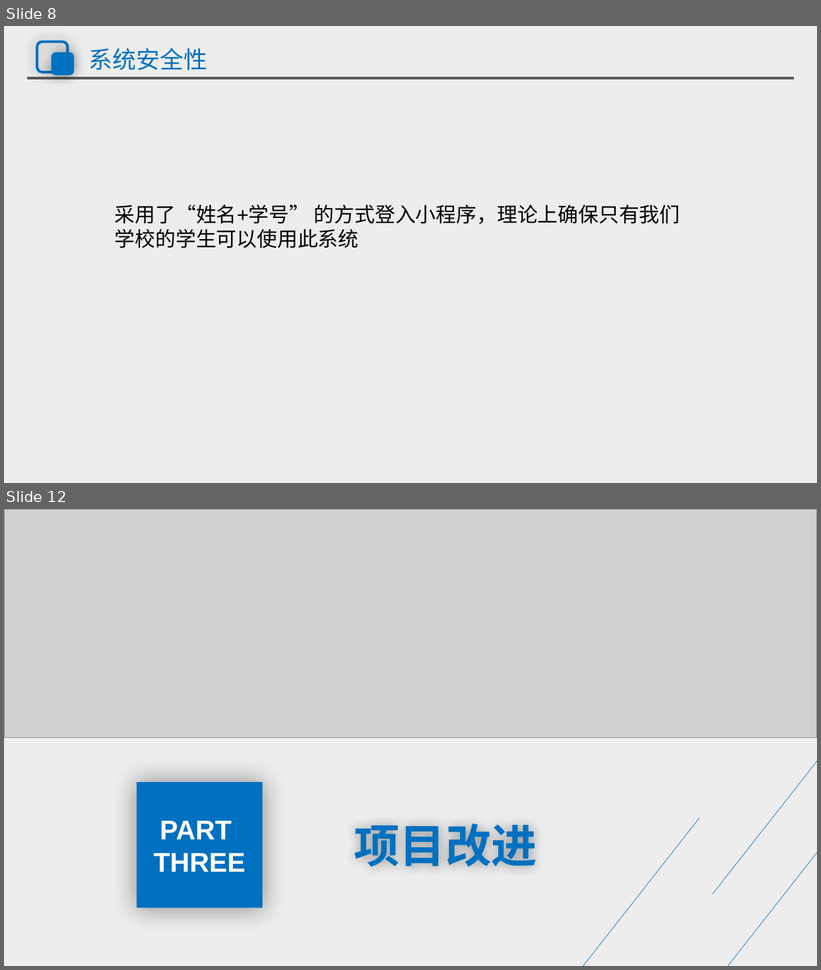
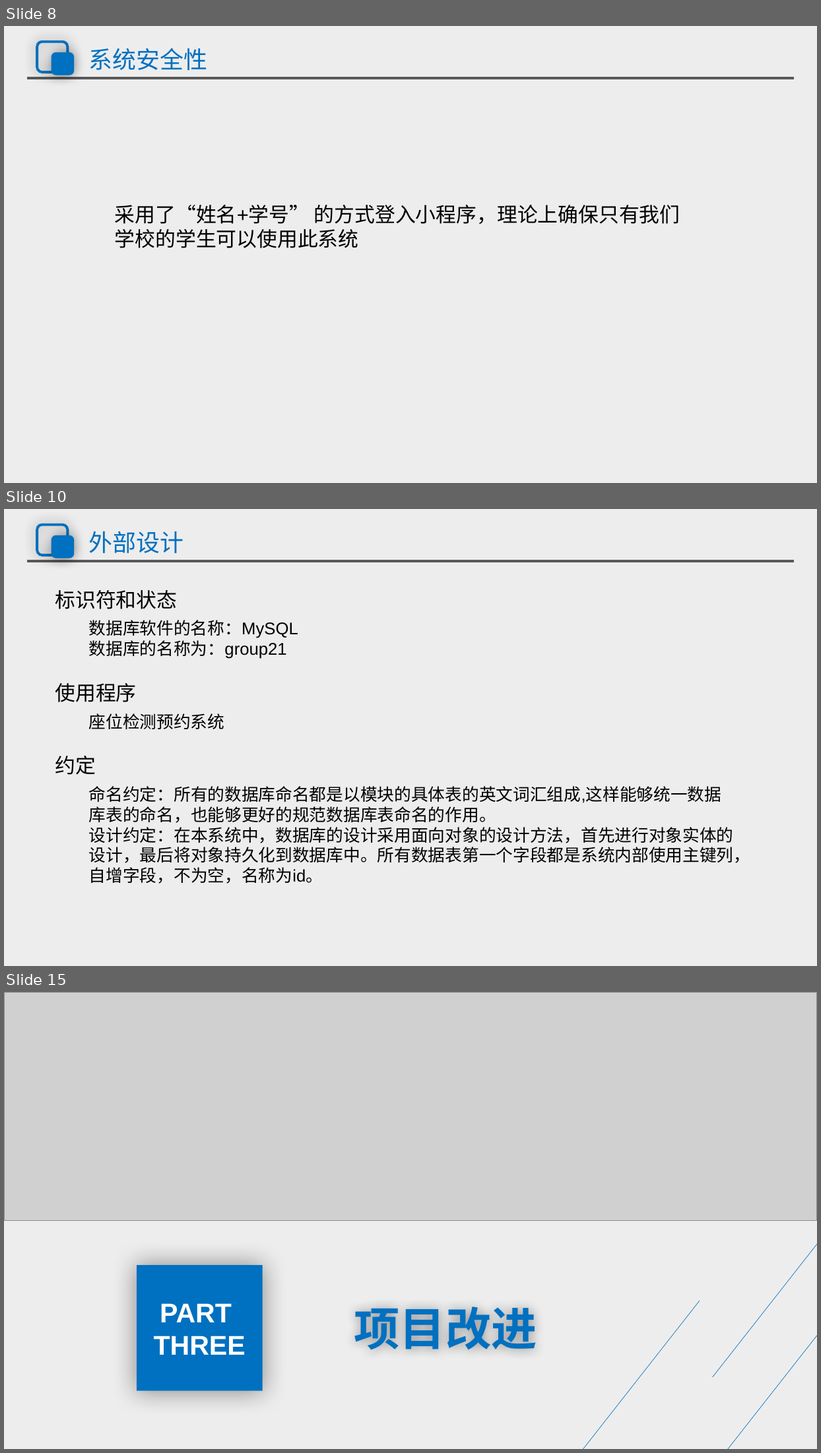
Before and after one commit to group21-sudo/practice_project, a slide deck: 座位检测预约系统_系统设计和数据库设计答辩.pptx. Shown one above the other, each under a label of ours: slides 8 and 12 before the commit, slides 8, 10 and 15 after it; the slides between them are not shown. The pictures are 821x970 and 821x1453 pixels, drawn with LibreOffice and Linux fonts; fonts in the diff are those of the drawing; grey boxes stand for pictures. Boxes give left, top, right and bottom in pixels: in the first picture for what was removed or moved away, otherwise in the second. Text is boxed around its words. In the diff, an @@ line names an element or a change of style, - is before the commit and + after.

```diff
--- a/座位检测预约系统_系统设计和数据库设计答辩.pptx
+++ b/座位检测预约系统_系统设计和数据库设计答辩.pptx
@@ slide 10 added at (x1=4, y1=509, x2=817, y2=966), background #FFFFFF; not listed: 4 template elements that a slide beside it also shows @@
@@ title added at (x1=89, y1=531, x2=184, y2=553), 28 pt, text #0070C0 @@
+外部设计
@@ text added at (x1=55, y1=590, x2=178, y2=609), 24 pt, text #000000 @@
+标识符和状态
@@ text added at (x1=89, y1=620, x2=298, y2=659), 20 pt, text #000000 @@
+数据库软件的名称：MySQL
+数据库的名称为：group21
@@ text added at (x1=55, y1=683, x2=137, y2=702), 24 pt, text #000000 @@
+使用程序
@@ text added at (x1=89, y1=714, x2=225, y2=729), 20 pt, text #000000 @@
+座位检测预约系统
@@ text added at (x1=55, y1=756, x2=96, y2=775), 24 pt, text #000000 @@
+约定
@@ text added at (x1=89, y1=786, x2=751, y2=884), 20 pt, text #000000 @@
+命名约定：所有的数据库命名都是以模块的具体表的英文词汇组成,这样能够统一数据库表的命名，也能够更好的规范数据库表命名的作用。
+设计约定：在本系统中，数据库的设计采用面向对象的设计方法，首先进行对象实体的设计，最后将对象持久化到数据库中。所有数据表第一个字段都是系统内部使用主键列，自增字段，不为空，名称为id。
@@ what was slide 12 is now slide 15 @@
```
Also in this commit, not shown: 10 slides changed, 13 other slides added, 8 slides removed, 1 other file.
